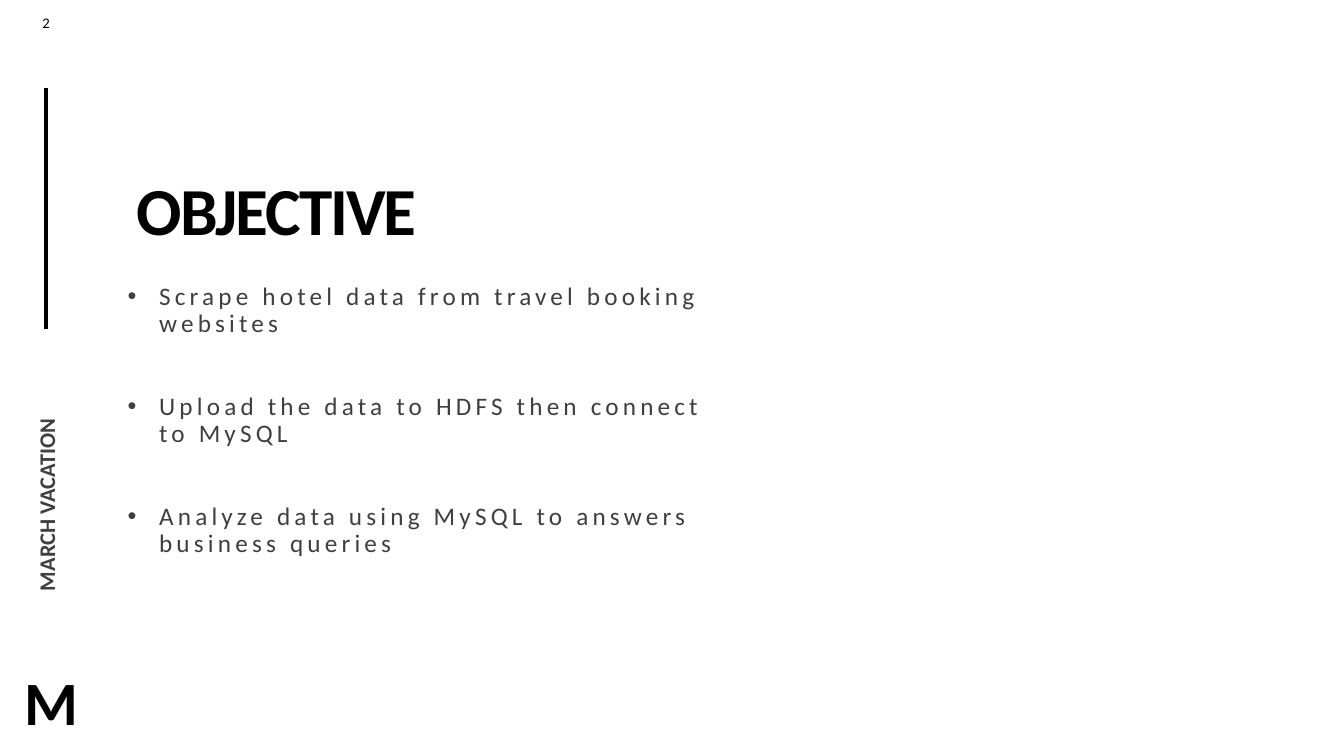
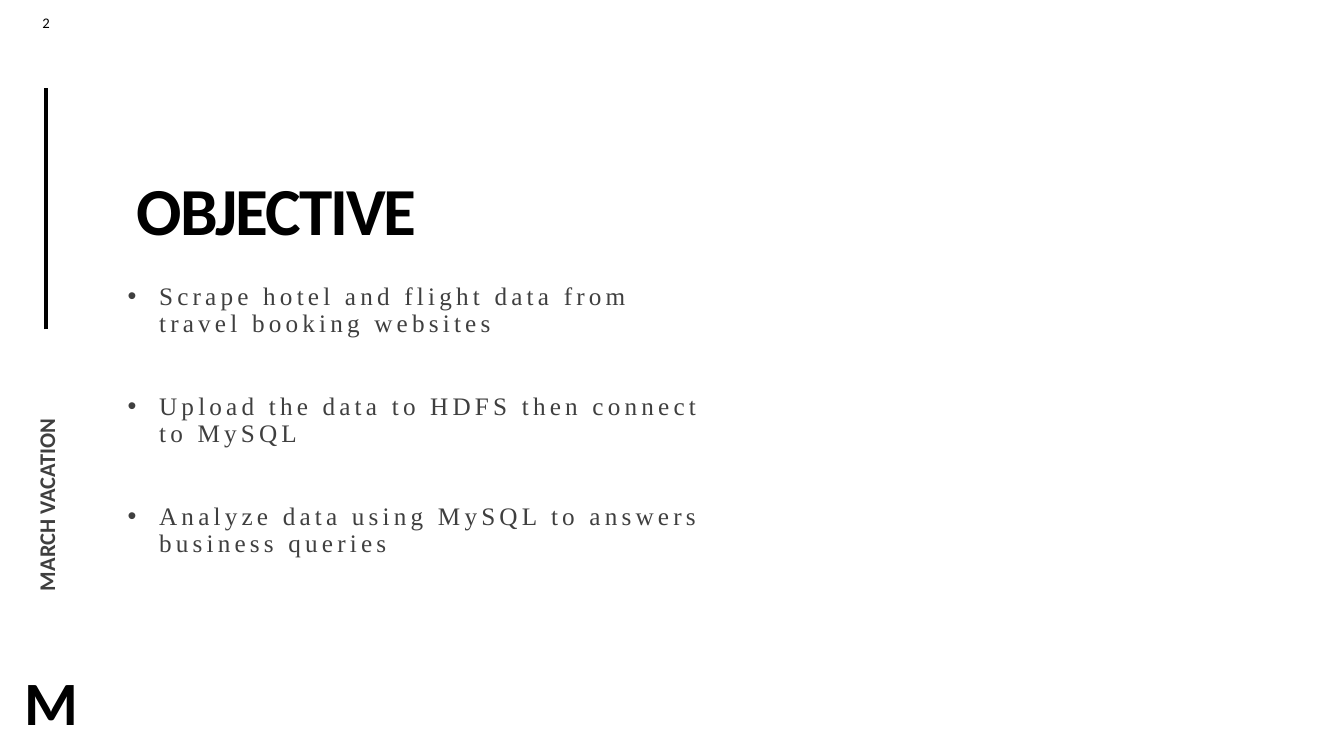
Before and after one commit to Poojashrees3/hadoop-clusters-travel, a slide deck: slide 2 of March vacation.pptx. Drawn at 1344x756 pixels with LibreOffice and Linux fonts; fonts in the diff are those of the drawing; background and template pictures are left out. Boxes give left, top, right and bottom in pixels: in the first picture for what was removed or moved away, otherwise in the second. Text is boxed around its words. In the diff, an @@ line names an element or a change of style, - is before the commit and + after.

```diff
--- a/March vacation.pptx
+++ b/March vacation.pptx
@@ text at [159,287,625,338]: text changed; font Calibri to Times New Roman @@
-• Scrape hotel data from travel booking websites
+• Scrape hotel and flight data from travel booking websites
@@ text at [159,397,695,558]: font Calibri to Times New Roman in "Upload the data to HDFS then connect ...", "Analyze data using MySQL to answers business ..." @@
```
Also in this commit, not shown: 13 other slides changed, 1 slide added, 1 slide removed, 5 other files.
